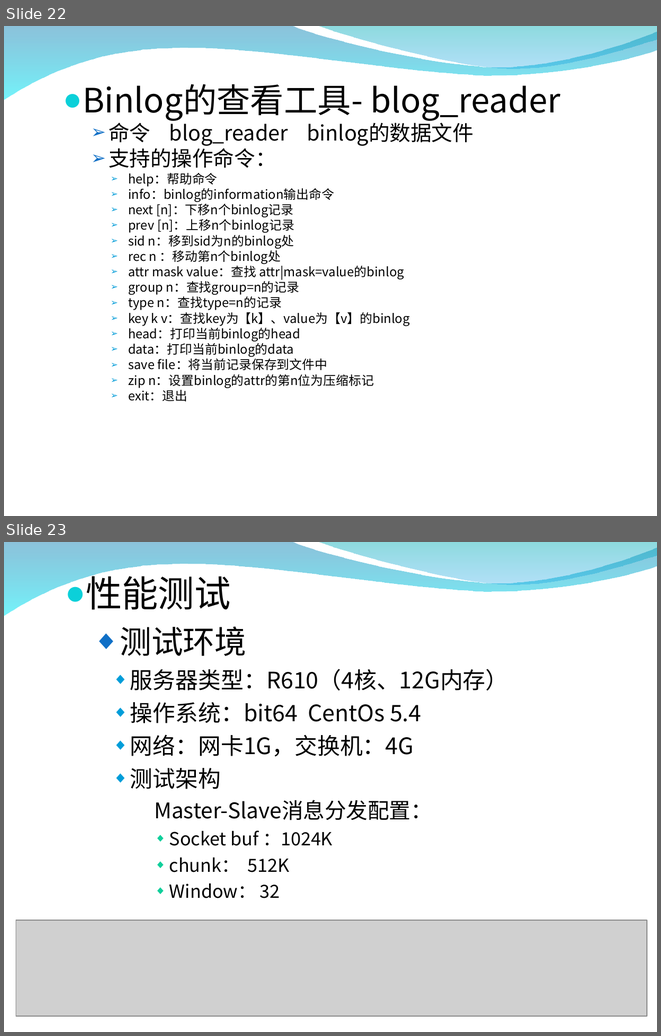
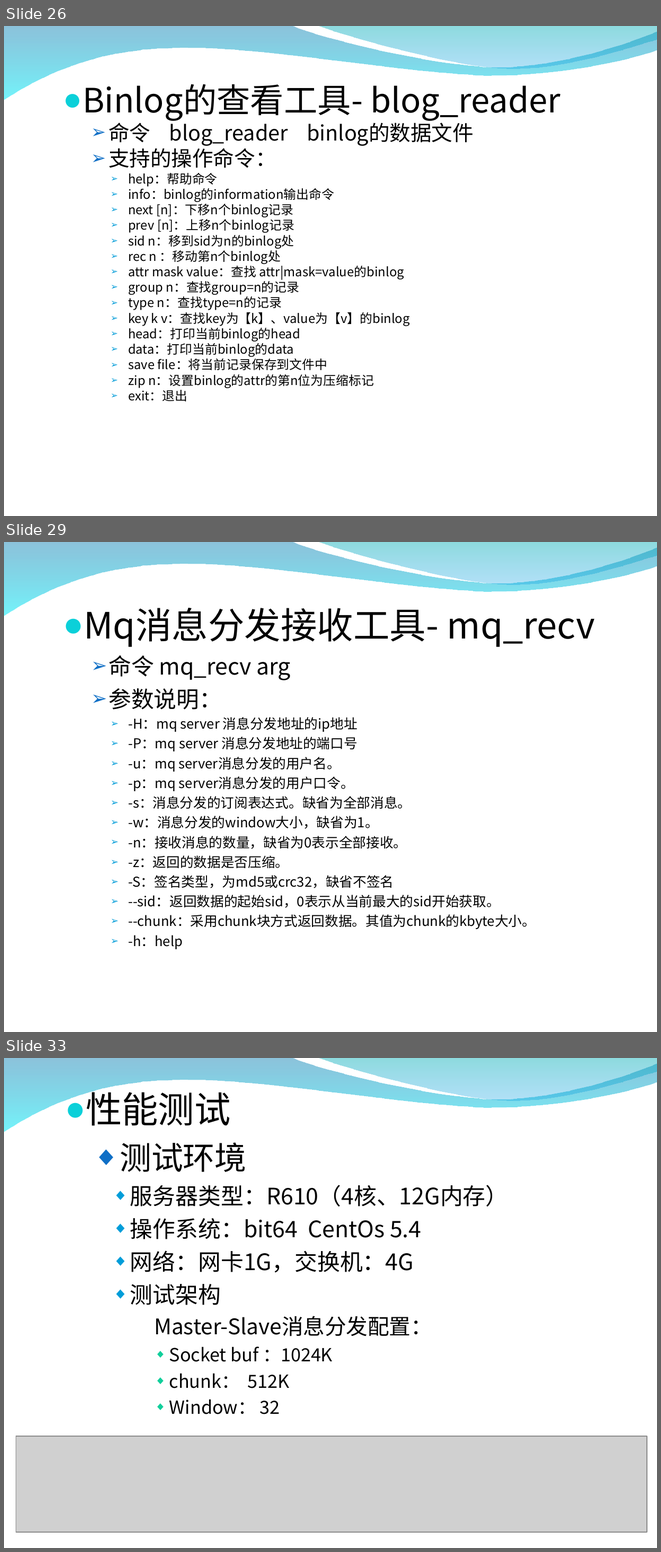
Before and after one commit to zxf1864/cwinux-mq, a slide deck: mq/doc/mq_introduce.ppt. Shown one above the other, each under a label of ours: slides 22 and 23 before the commit, slides 26, 29 and 33 after it; the slides between them are not shown. The pictures are 661x1036 and 661x1552 pixels, drawn with LibreOffice and Linux fonts; fonts in the diff are those of the drawing; grey boxes stand for pictures; background and template pictures are left out. Boxes give left, top, right and bottom in pixels: in the first picture for what was removed or moved away, otherwise in the second. Text is boxed around its words. In the diff, an @@ line names an element or a change of style, - is before the commit and + after.

```diff
--- a/mq/doc/mq_introduce.ppt
+++ b/mq/doc/mq_introduce.ppt
@@ slide 29 added at (4,542,657,1032), background picture (left out); not listed: 2 template elements that a slide beside it also shows @@
@@ text added at (84,608,595,949), 12 pt, text #000000 @@
+● Mq消息分发接收工具- mq_recv
+  ➢ 命令 mq_recv arg
+  ➢ 参数说明：
+    ➢ -H：mq server 消息分发地址的ip地址
+    ➢ -P：mq server 消息分发地址的端口号
+    ➢ -u：mq server消息分发的用户名。
+    ➢ -p：mq server消息分发的用户口令。
+    ➢ -s：消息分发的订阅表达式。缺省为全部消息。
+    ➢ -w：消息分发的window大小，缺省为1。
+    ➢ -n：接收消息的数量，缺省为0表示全部接收。
+    ➢ -z：返回的数据是否压缩。
+    ➢ -S：签名类型，为md5或crc32，缺省不签名
+    ➢ --sid：返回数据的起始sid，0表示从当前最大的sid开始获取。
+    ➢ --chunk：采用chunk块方式返回数据。其值为chunk的kbyte大小。
+    ➢ -h：help
@@ what was slide 22 is now slide 26 @@
@@ what was slide 23 is now slide 33 @@
```
Also in this commit, not shown: 13 slides changed, 9 other slides added, 1 other file.
